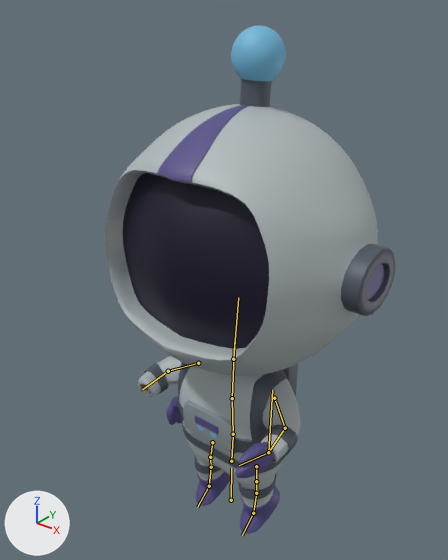
What one commit did to the FBX model Assets/Models/assbro.fbx.
Before and after are seen from a 50 mm lens placed at (1.031, -1.332, 1.703), pointed at (-0.03, -0.006, 0.881). The lights are fixed; the arrows at lower left show +X, +Y and +Z. The picture after the commit comes second. Both versions are drawn at frame 10 of the action 'JumpGrab'; the numbers are the values there. The bones that bend it are drawn over the model as lines.
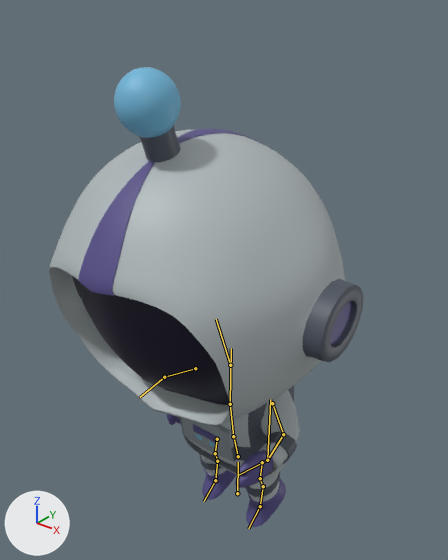
Boxes [x1, y1, x2, y2] around the edits, measured in the pictures (448 x 560 px):
'Cube', posed (8% wider, 9% shorter): before [105, 26, 396, 534]; after [49, 67, 363, 527]
'Cube.001', posed: before [235, 442, 274, 478]; after [235, 450, 273, 488]
bone 'Base', root to tip: before (231, 500) to (231, 468); after (237, 493) to (238, 462)
bone 'Hip', root to tip: before (231, 461) to (233, 436); after (238, 456) to (234, 438)
bone 'Spine', root to tip: before (233, 434) to (232, 398); after (233, 436) to (230, 404)
bone 'Chest', root to tip: before (232, 398) to (234, 342); after (230, 404) to (231, 348)
bone 'Head', root to tip: before (233, 359) to (238, 297); after (230, 365) to (216, 319)
bone 'Legtop.L', root to tip: before (256, 466) to (256, 481); after (262, 462) to (260, 478)
bone 'Leglower.L', root to tip: before (256, 481) to (256, 495); after (260, 478) to (263, 488)
bone 'Legtop.R', root to tip: before (212, 442) to (210, 457); after (217, 439) to (215, 453)
bone 'Leglower.R', root to tip: before (210, 457) to (211, 469); after (215, 453) to (218, 463)

The change in detail:
Bone 'Base' (bone_base) moves from (0.0, 0.0, 0.0) to (0.0, 0.0, -0.038).
Bone 'Hip' (bone_hip) moves from (0.0, 0.002, 0.0) to (0.0, -0.004, 0.0).
Bone 'Hip' (bone_hip) turns from (-5, 0, 0) to (15, 2, 0) degrees about its own x, y and z.
Bone 'Spine' (bone_spine) turns from (8, 0, 0) to (-7, -1, 0) degrees about its own x, y and z.
Bone 'Chest' (bone_chest) turns from (-5, 0, 0) to (-8, 0, 0) degrees about its own x, y and z.
Bone 'Head' (bone_head) turns from (-4, 0, 0) to (21, 0, 0) degrees about its own x, y and z.
Bone 'Legtop.L' (bone_legtop_l) turns from (-12, 0, -1) to (19, 0, 1) degrees about its own x, y and z.
Bone 'Leglower.L' (bone_leglower_l) turns from (17, 0, 1) to (-14, 0, -1) degrees about its own x, y and z.
Bone 'Legtop.R' (bone_legtop_r) turns from (-5, 0, 0) to (14, 0, 0) degrees about its own x, y and z.
Bone 'Leglower.R' (bone_leglower_r) turns from (4, 0, 0) to (-8, 0, 1) degrees about its own x, y and z.
